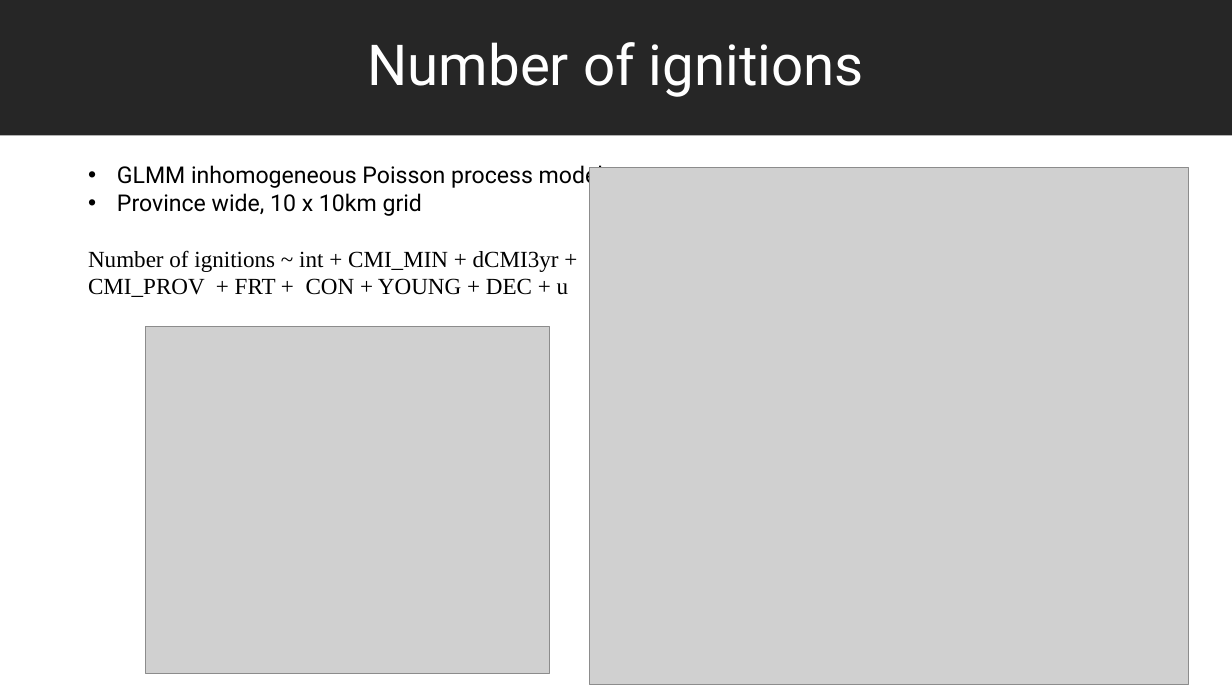
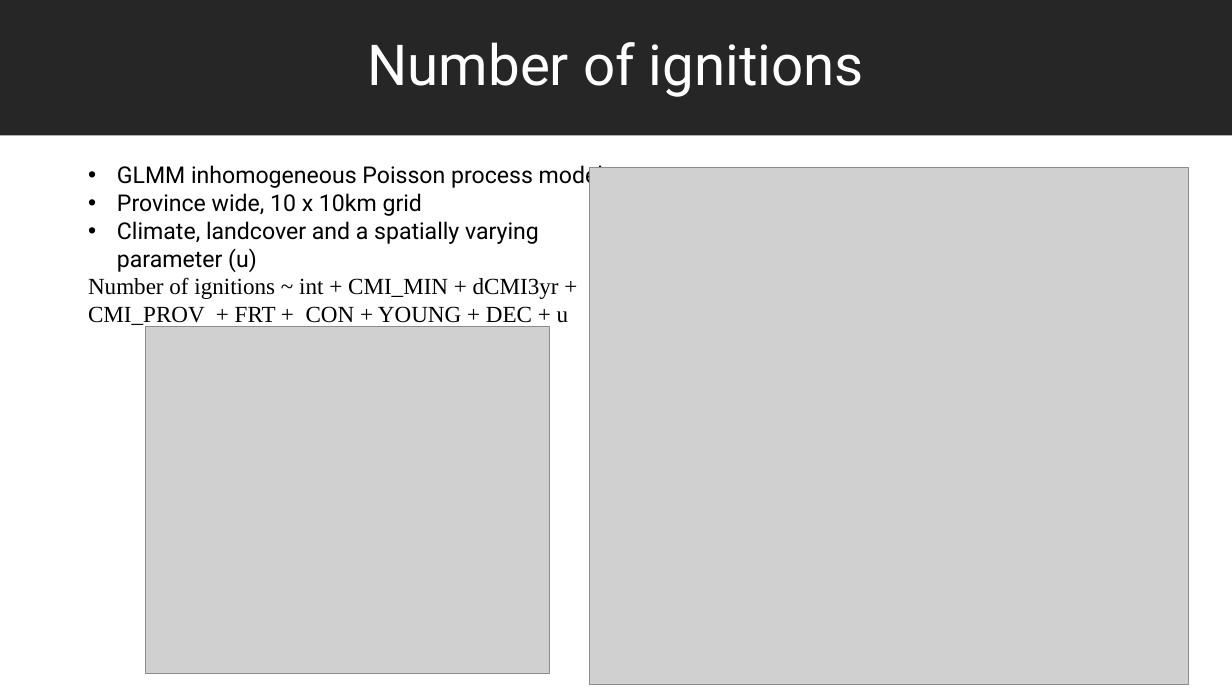
Before and after one commit to bcgov/castor, a slide deck: slide 4 of reports/fire/2024_03_14_Fire_inTSR.pptx. Drawn at 1232x693 pixels with LibreOffice and Linux fonts; fonts in the diff are those of the drawing; grey boxes stand for pictures. Boxes give left, top, right and bottom in pixels: in the first picture for what was removed or moved away, otherwise in the second. Text is boxed around its words. In the diff, an @@ line names an element or a change of style, - is before the commit and + after.

```diff
--- a/reports/fire/2024_03_14_Fire_inTSR.pptx
+++ b/reports/fire/2024_03_14_Fire_inTSR.pptx
@@ text at box(117, 221, 539, 272): paragraph added @@
+• Climate, landcover and a spatially varying parameter (u)
```
Also in this commit, not shown: 2 other slides changed.
